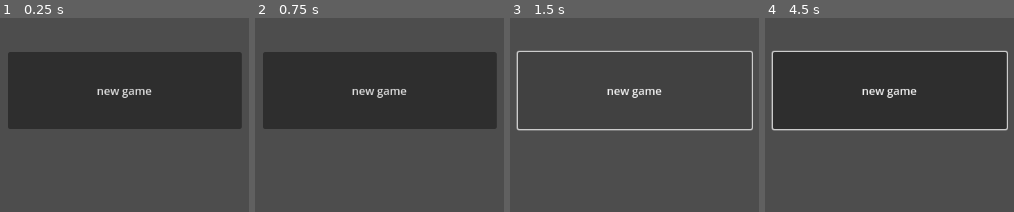
Above: before the commit, frames 1-4 (left to right).
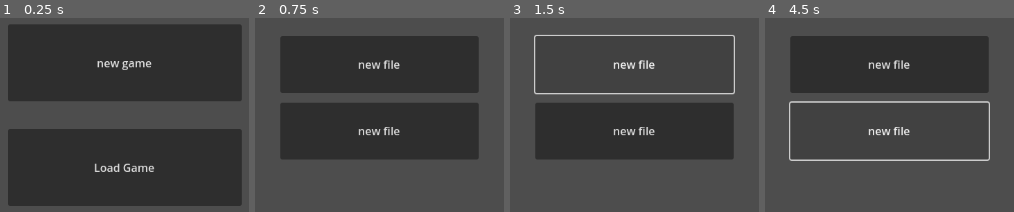
Above: after the commit, the same moments.

Repository: LidesSam/Espada
Game: Godot game, scene res://scenes/mainmenu.tscn
The game is run twice, just before and just after one commit, with the same random seed, the same clock (stepped at 60 frames per second) and the same inputs. Before the commit the project has no main scene; this scene is started directly in both runs. The engine's default icon, where the game draws it, is replaced by a stand-in: a white triangle on a blue panel in a dark square. Sound files missing from this copy of the repository are replaced by a short silence.
Inputs (mouse positions are in pixels of both pictures, inside the frame that each line leads up to):
- Up to frame 1 (0.25 s): no input
- Up to frame 2 (0.75 s): click (379, 167) at 0.5 s, where only the run after the commit has a clickable "Load Game"
- Up to frame 3 (1.5 s): click (634, 89) at 1.25 s, where only the run before the commit has a clickable "new game"
- Up to frame 4 (4.5 s): click (889, 89) at 2 s, where only the run before the commit has a clickable "new game"; click (889, 64) at 2.75 s, where only the run after the commit has a clickable "new file"; click (889, 64) at 3.5 s, where only the run after the commit has a clickable "new file"; click (889, 130) at 4.25 s, where only the run after the commit has a clickable "new file"

The runs differ from the first frame. In frame 1, 64% of the frame differs, in the area x 3-98%, y 3-97%; in frame 2, 29%; in frame 3, 16%; in frame 4, 20%.

Commit message:
new freature: new game from main Menu

Diff:
--- a/project.godot
+++ b/project.godot
@@ -11,6 +11,7 @@
 [application]
 
 config/name="Espada"
+run/main_scene="uid://dwv3g3l4k2emw"
 config/features=PackedStringArray("4.4", "Forward Plus")
 config/icon="res://icon.svg"
 
--- /dev/null
+++ b/scenes/mainmenu.gd
@@ -0,0 +1,26 @@
+extends Control
+var NEWGAMEMODE= 0
+var LOADMODE= 1
+
+var mode = 0
+
+func _ready() -> void:
+	pass
+
+func _on_new_game_btn_pressed() -> void:
+	ScreenTransition.change_scene_to_file("res://scenes/world/EntradaIlumiada.tscn")
+	pass # Replace with function body.
+
+
+func _on_load_game_pressed() -> void:
+	$main.hide()
+	$load.show()
+	pass # Replace with function body.
+
+
+func _on_file_1_pressed() -> void:
+	pass # Replace with function body.
+
+
+func _on_file_2_pressed() -> void:
+	pass # Replace with function body.
--- a/scenes/mainmenu.tscn
+++ b/scenes/mainmenu.tscn
@@ -1,30 +1,56 @@
-[gd_scene format=3 uid="uid://dwv3g3l4k2emw"]
+[gd_scene load_steps=2 format=3 uid="uid://dwv3g3l4k2emw"]
 
-[node name="Node2D" type="Node2D"]
+[ext_resource type="Script" uid="uid://comjhodqs4vi1" path="res://scenes/mainmenu.gd" id="1_5mbse"]
 
-[node name="Button" type="Button" parent="."]
-offset_left = 346.0
-offset_top = 296.0
-offset_right = 683.0
-offset_bottom = 407.0
-text = "new game"
+[node name="MainMenu" type="Control"]
+layout_mode = 3
+anchors_preset = 0
+script = ExtResource("1_5mbse")
 
-[node name="Control" type="Control" parent="."]
-visible = false
+[node name="main" type="Control" parent="."]
 layout_mode = 3
 anchors_preset = 0
 offset_right = 40.0
 offset_bottom = 40.0
 
-[node name="file1" type="Button" parent="Control"]
+[node name="NewGameBtn" type="Button" parent="main"]
+offset_left = 346.0
+offset_top = 256.0
+offset_right = 683.0
+offset_bottom = 367.0
+text = "new game"
+
+[node name="LoadGame" type="Button" parent="main"]
+offset_left = 346.0
+offset_top = 407.0
+offset_right = 683.0
+offset_bottom = 518.0
+text = "Load Game"
+
+[node name="load" type="Control" parent="."]
+visible = false
+layout_mode = 3
+anchors_preset = 0
+offset_right = 1147.0
+offset_bottom = 643.0
+
+[node name="file1" type="Button" parent="load"]
 layout_mode = 0
-offset_right = 286.0
-offset_bottom = 82.0
+offset_left = 371.0
+offset_top = 273.0
+offset_right = 657.0
+offset_bottom = 355.0
 text = "new file"
 
-[node name="file2" type="Button" parent="Control"]
+[node name="file2" type="Button" parent="load"]
 layout_mode = 0
-offset_top = 96.0
-offset_right = 286.0
-offset_bottom = 178.0
+offset_left = 371.0
+offset_top = 369.0
+offset_right = 657.0
+offset_bottom = 451.0
 text = "new file"
+
+[connection signal="pressed" from="main/NewGameBtn" to="." method="_on_new_game_btn_pressed"]
+[connection signal="pressed" from="main/LoadGame" to="." method="_on_load_game_pressed"]
+[connection signal="pressed" from="load/file1" to="." method="_on_file_1_pressed"]
+[connection signal="pressed" from="load/file2" to="." method="_on_file_2_pressed"]
Not shown, added: scenes/mainmenu.gd.uid
